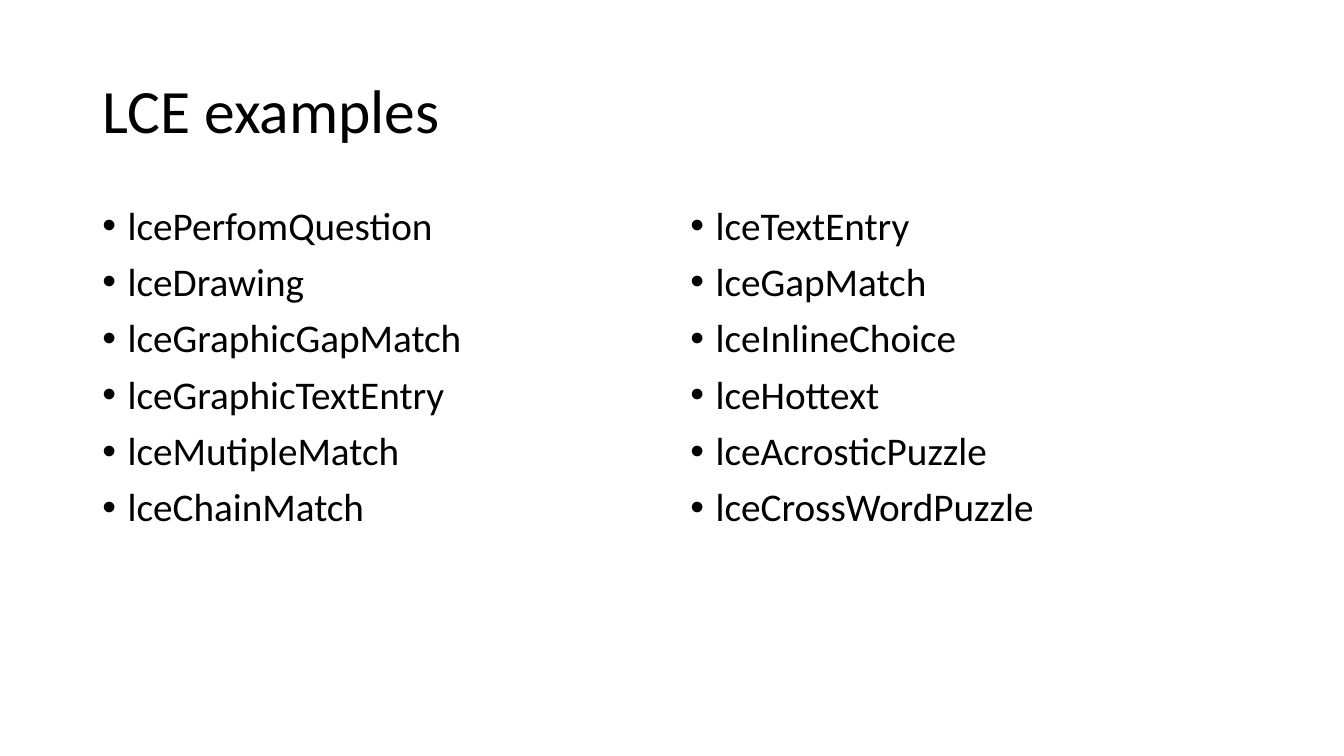
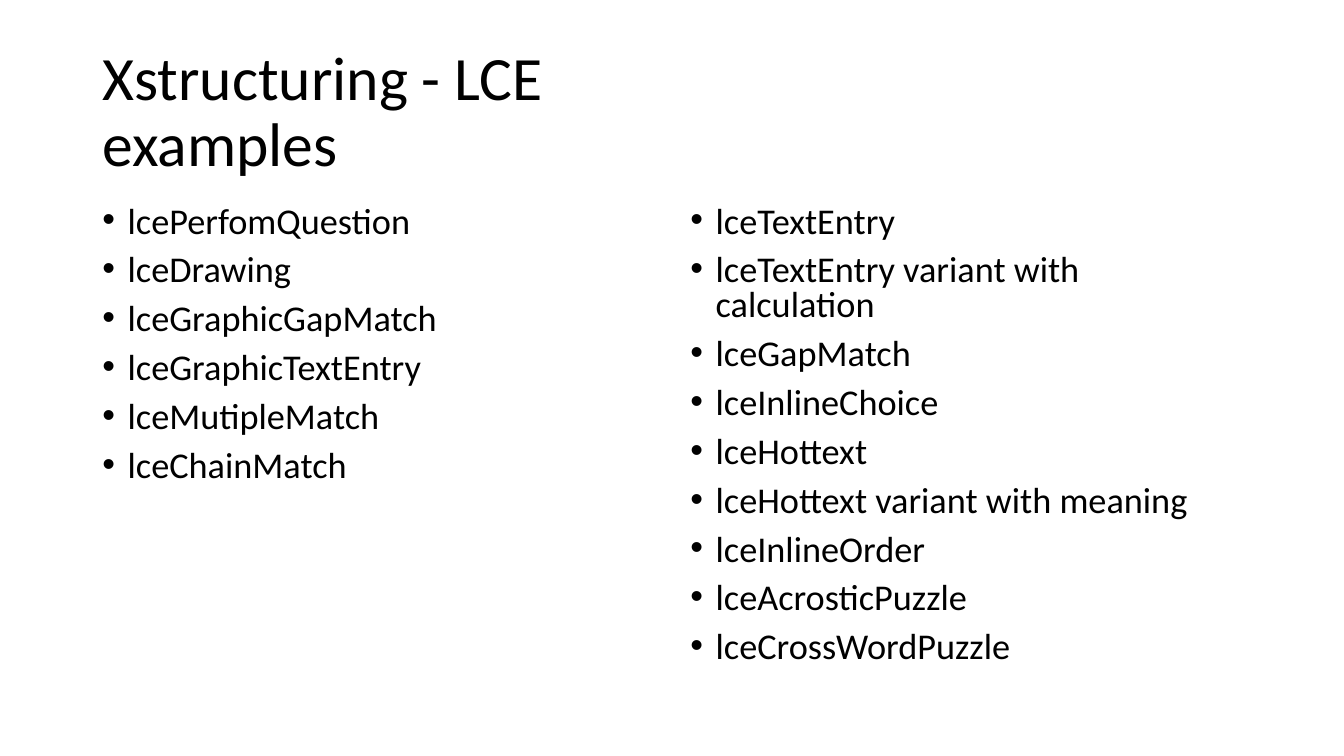
Before and after one commit to XStructuring/dita13.lc.extra-interactions, a slide deck: slide 10 of documentation/Interaction_examples_visual.pptx. Drawn at 1344x756 pixels with LibreOffice and Linux fonts; fonts in the diff are those of the drawing. Boxes give left, top, right and bottom in pixels: in the first picture for what was removed or moved away, otherwise in the second. Text is boxed around its words. In the diff, an @@ line names an element or a change of style, - is before the commit and + after.

Commit message:
Update examples, deleted not used modules

```diff
--- a/documentation/Interaction_examples_visual.pptx
+++ b/documentation/Interaction_examples_visual.pptx
@@ title at [102,57,543,176]: text changed @@
-LCE examples
+Xstructuring - LCE
+examples
@@ text "lcePerfomQuestion" at [128,208,437,479]: size 28 to 25.9 pt; line spacing 0.9 to 0.8 @@
@@ text at [716,208,1010,660]: size 28 to 25.9 pt in "lceTextEntry", "lceGapMatch", "lceInlineChoice", "lceHottext" and 2 more places; line spacing 0.9 to 0.8 @@
@@ text at [716,256,1079,318]: paragraph added @@
+• lceTextEntry variant with calculation
@@ text at [716,487,1188,563]: paragraphs added @@
+• lceHottext variant with meaning
+• lceInlineOrder
```
Also in this commit, not shown: 3 other slides changed, 1 slide added, 4 other files.
